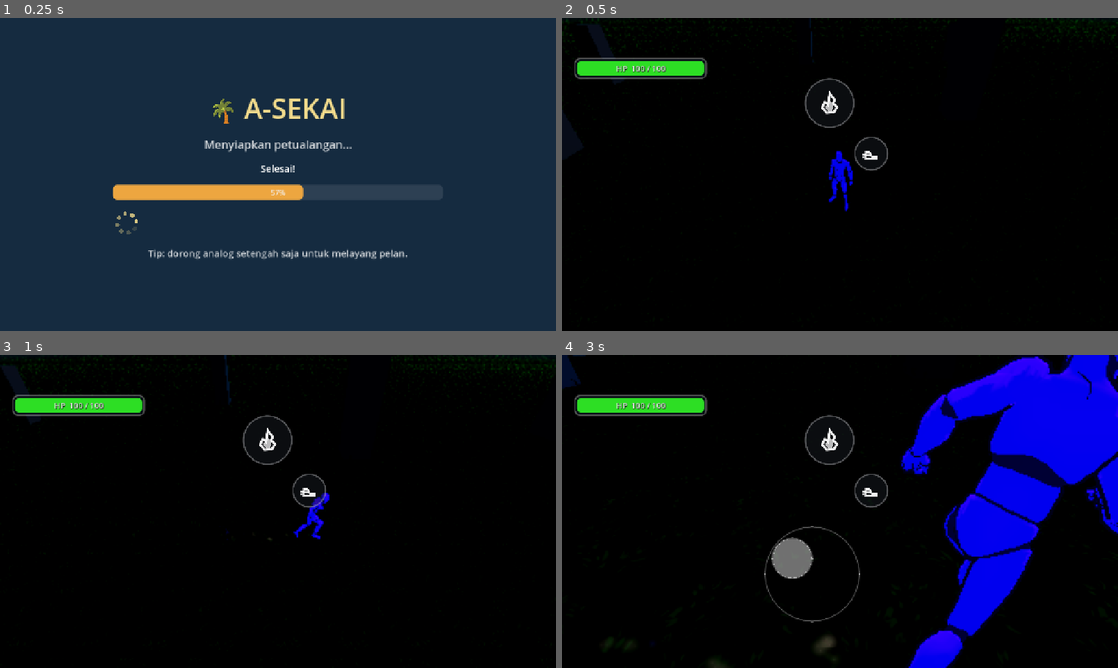
Above: before the commit, frames 1-4 (two rows, left to right).
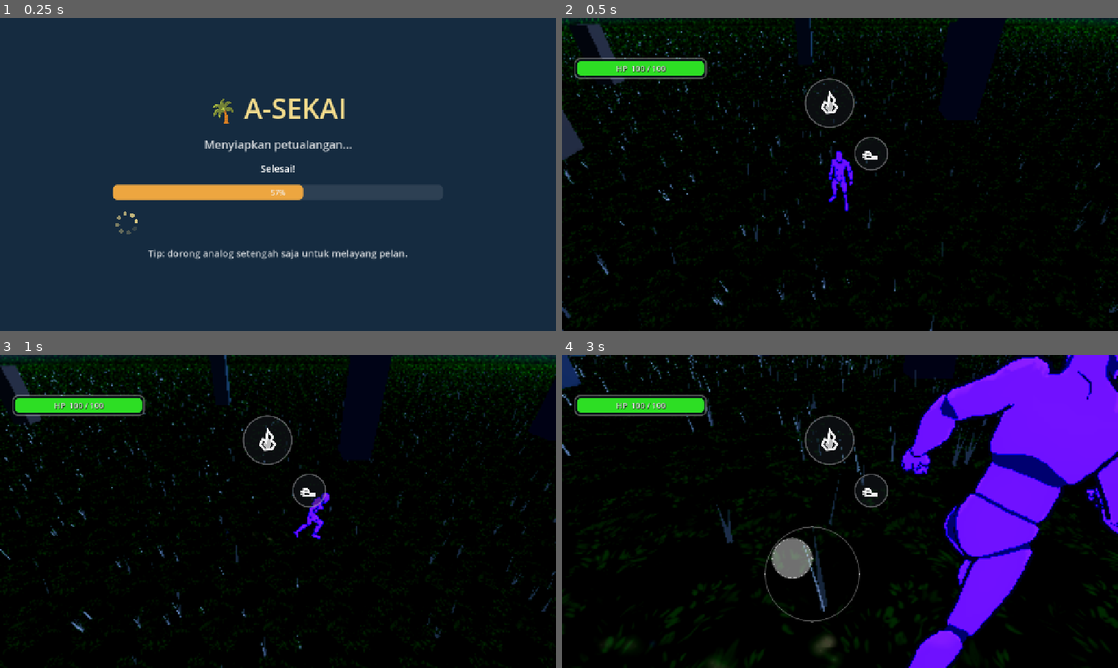
Above: after the commit, the same moments.

Repository: KyokoApp/Unity
Game: Godot game, scene res://packs/core_scripts/game_root.tscn
The game is run twice, just before and just after one commit, with the same random seed, the same clock (stepped at 60 frames per second) and the same inputs. This scene is started directly instead of the project's main scene. Sound files missing from this copy of the repository are replaced by a short silence.
Inputs (mouse positions are in pixels of both pictures, inside the frame that each line leads up to):
- Up to frame 1 (0.25 s): no input
- Up to frame 2 (0.5 s): no input
- Up to frame 3 (1 s): move the mouse to (400, 495) at 0.52 s; hold Right (ui_right) from 0.53 s (still down); click (400, 495) at 0.67 s
- Up to frame 4 (3 s): release Right (ui_right) at 1.25 s; drag from (728, 527) to (812, 574) at 1.27 s; move the mouse to (895, 442) at 2.02 s; hold Right (ui_right) 2.03-2.75 s; drag from (812, 574) to (673, 464) at 2.77 s

Frame 1 is identical in both runs. In frame 2, 4.1% of the frame differs, in the area x 0-100%, y 0-100%; in frame 3, 4.0%; in frame 4, 20%.

Commit message:
Ronde-46 (bag. C) perbaikan feedback: rumput tak lagi 'ikut jalan', bintang tak berkelip+sedikit, malam lebih terang
- Rumput 3D: penyebab 'rumputnya ikut karakter jalan aneh' adalah node
  MultiMesh yg posisinya di-snap persis ke pemain tiap frame (spt _ground),
  bikin seluruh petak rumput menyeret bareng pemain kayak aura, bukan
  terpaku di tanah. Fix: node rumput sekarang DIAM PERMANEN, dan
  grass_blade.gdshader sendiri yg membungkus (wrap, lewat override
  MODEL_MATRIX di vertex()) posisi tiap helai ke petak GRASS_RADIUS*2 di
  sekitar wrap_center (posisi pemain, diperbarui tiap frame) -> rumput
  terlihat terpaku di tanah spt sungguhan, cuma helai di tepi terjauh yg
  'lompat' pas dibungkus (disamarkan kabut jauh). Domain sebar rumput
  diganti dari cakram ke kotak supaya wrap-nya mulus tanpa celah.
- Bintang: dihapus animasi kedip (TIME-based twinkle) sepenuhnya — statis
  spt langit malam sungguhan, dan star_density diperkecil jauh (55->16,
  ambang dinaikkan) supaya jumlahnya sedikit sesuai permintaan, bukan
  taburan padat.
- Pencahayaan malam dinaikkan cukup besar (sun/moon light_energy 0.34->
  0.62, ambient_light_energy 0.62->0.88, ambient & fog_light_color
  diperterang) supaya malam terasa 'menyala lembut' (moonlit) spt yg
  diharapkan user, bukan gelap gulita spt sebelumnya. Elevasi bulan
  diturunkan dikit (30->20 derajat) biar tetap masuk pandangan kamera yg
  selalu agak menunduk.

Co-authored-by: arena-agent <297053741+arena-agent@users.noreply.github.com>

Diff:
--- a/project/packs/shaders_materials/grass_blade.gdshader
+++ b/project/packs/shaders_materials/grass_blade.gdshader
@@ -11,6 +11,15 @@
 uniform vec3 tip_color : source_color = vec3(0.42, 0.62, 0.20);   // dekat ujung
 uniform float shadow_tint : hint_range(0.0, 1.0) = 0.48;
 uniform float mid_tint : hint_range(0.0, 1.0) = 0.85;
+// "Pembungkus" posisi (ronde-46 bag. C perbaikan): world.gd TAK PERNAH
+// menggeser node MultiMesh ini lagi (dulu bikin rumput terlihat ikut
+// menyeret bareng pemain spt aura, laporan user "jalan aneh"). Sebagai
+// gantinya tiap instance dibungkus (wrap) ke petak wrap_size di sekitar
+// wrap_center (posisi pemain, diperbarui tiap frame) -> helai TERLIHAT
+// DIAM terpaku di tanah selagi jalan, cuma yg pas di tepi terjauh yg
+// "lompat" ke sisi berlawanan (disamarkan kabut jauh).
+uniform vec2 wrap_center = vec2(0.0, 0.0);
+uniform float wrap_size = 84.0;
 
 varying float height_w;   // 0=akar, 1=ujung (dibaca dari COLOR.a mesh)
 varying float variant;    // keacakan warna per-instance (INSTANCE_CUSTOM.x)
@@ -18,6 +27,13 @@
 void vertex() {
 	height_w = COLOR.a;
 	variant = INSTANCE_CUSTOM.x;
+	// posisi asli instance (kolom translasi MODEL_MATRIX) dibungkus ke petak
+	// wrap_size terdekat dari pemain, lalu MODEL_MATRIX ditimpa langsung —
+	// rotasi/skala per-helai (kolom lain) tak tersentuh, cuma translasinya.
+	vec2 inst_xz = MODEL_MATRIX[3].xz;
+	vec2 rel = inst_xz - wrap_center;
+	rel = mod(rel + vec2(wrap_size * 0.5), vec2(wrap_size)) - vec2(wrap_size * 0.5);
+	MODEL_MATRIX[3].xz = wrap_center + rel;
 	vec3 world_pos = (MODEL_MATRIX * vec4(VERTEX, 1.0)).xyz;
 	float phase = INSTANCE_CUSTOM.y * TAU;
 	float sway = sin(TIME * wind_speed + world_pos.x * 0.6 + world_pos.z * 0.6 + phase);
@@ -26,6 +42,7 @@
 	// normal "palsu" dicondongkan ke atas biar cahaya tak terlihat pipih-datar
 	NORMAL = normalize(mix(NORMAL, vec3(0.0, 1.0, 0.0), 0.55));
 }
+
 
 void fragment() {
 	vec3 col = mix(base_color, tip_color, height_w);
--- a/project/packs/shaders_materials/sky.gdshader
+++ b/project/packs/shaders_materials/sky.gdshader
@@ -1,8 +1,13 @@
 shader_type sky;
 // Langit kartun: gradasi 3-stop + cakram & halo (matahari siang / bulan malam
 // — mekanisme SAMA, cuma warna/ukuran ditukar oleh world.gd sesuai waktu),
-// ditambah taburan bintang prosedural berkelap-kelip (ronde-46 bag. C: dunia
-// malam permanen). Nilai di-lerp oleh world.gd (_apply_daylight).
+// ditambah taburan bintang prosedural (ronde-46 bag. C: dunia malam permanen).
+// Nilai di-lerp oleh world.gd (_apply_daylight).
+//
+// Perbaikan laporan user: bintang JANGAN berkelap-kelip (dianggap tak
+// realistis) & jumlahnya dikurangi jauh ("sedikit saja") — star_density
+// diperkecil & TIDAK ADA lagi animasi kedip berbasis TIME; tiap bintang
+// murni statis dgn kecerahan tetap (dari hash), spt langit malam sungguhan.
 
 uniform vec3 horizon_color : source_color = vec3(0.62, 0.88, 0.80);
 uniform vec3 zenith_color : source_color = vec3(0.30, 0.74, 0.69);
@@ -12,8 +17,7 @@
 uniform float halo = 0.22;
 // 0 = siang (tak ada bintang), 1 = malam gelap penuh (bintang penuh terlihat)
 uniform float star_visibility : hint_range(0.0, 1.0) = 0.0;
-uniform float star_density = 55.0;      // makin besar = makin banyak bintang kecil
-uniform float star_twinkle_speed = 2.2;
+uniform float star_density = 16.0;   // diperkecil jauh dari versi awal (55) -> jauh lebih jarang/sedikit
 
 float star_hash(vec2 p) {
 	vec3 p3 = fract(vec3(p.xyx) * 0.1031);
@@ -31,15 +35,15 @@
 
 	// Bintang: proyeksi sederhana arah pandang ke petak-petak, hanya di atas
 	// cakrawala & memudar mendekati horizon (bukan hard cutoff yg aneh).
+	// STATIS (tak ada TIME di sini sama sekali) — realistis, tak berkedip.
 	if (star_visibility > 0.003 && y > 0.015) {
 		vec2 cell_uv = EYEDIR.xz / (y + 0.15) * star_density;
 		vec2 cell = floor(cell_uv);
 		float h = star_hash(cell);
-		float on = step(0.984, h);
-		float tw = 0.5 + 0.5 * sin(TIME * (star_twinkle_speed + h * 4.0) + h * 41.0);
+		float on = step(0.992, h);   // ambang lebih tinggi drpd versi awal -> lebih sedikit yg jadi bintang
 		float fade_horizon = smoothstep(0.02, 0.22, y);
-		float brightness = mix(0.55, 1.0, star_hash(cell + 7.0));
-		COLOR += vec3(0.92, 0.95, 1.0) * on * tw * brightness * fade_horizon * star_visibility;
+		float brightness = mix(0.6, 1.0, star_hash(cell + 7.0));
+		COLOR += vec3(0.92, 0.95, 1.0) * on * brightness * fade_horizon * star_visibility;
 	}
 
 	if (LIGHT0_ENABLED) {
--- a/project/packs/world_terrain/world.gd
+++ b/project/packs/world_terrain/world.gd
@@ -43,13 +43,24 @@
 # ---------------- rumput lebat dekat pemain (ronde-46 bag. C) ----------------
 # Rumput 3D penuh sejauh 1600m tak mungkin (hemat mobile) — jadi HANYA area
 # dekat pemain dipenuhi tumpuk rumput (MultiMesh, satu draw call), sisanya
-# memakai tekstur rumput datar di material tanah. Radius sengaja SEDIKIT
-# LEBIH KECIL dari titik mulai kabut (fog_depth_begin) supaya tepi rumput
-# "disamarkan" oleh kabut yang baru mulai muncul, bukan terlihat sbg batas
-# tajam di udara jernih.
+# memakai tekstur rumput datar di material tanah.
+#
+# PERBAIKAN (laporan user: "rumputnya ikut karakter jalan aneh"): versi awal
+# menempelkan posisi NODE MultiMesh persis ke pemain tiap frame (spt _ground)
+# — utk tekstur tanah itu aman (UV dihitung di ruang-dunia di shader), tapi
+# utk instance rumput DISKRIT itu bikin seluruh petak rumput ikut MENYERET
+# bersama pemain (nempel spt aura), bukan diam terpaku di tanah. Sekarang
+# posisi tiap helai DIKUNCI PERMANEN (dibuat sekali, node TAK PERNAH digeser)
+# dan grass_blade.gdshader sendiri yang "membungkus" (wrap) posisi tiap
+# instance ke petak selebar GRASS_RADIUS*2 di sekitar pemain (uniform
+# wrap_center, diperbarui tiap frame lewat _grass_mat). Efeknya: rumput
+# terlihat terpaku di tanah spt sungguhan, cuma helai yg pas di TEPI TERJAUH
+# yg "lompat" ke sisi berlawanan — disamarkan krn radiusnya sengaja SEDIKIT
+# LEBIH KECIL dari titik mulai kabut jauh (fog_depth_begin).
 const GRASS_RADIUS := 42.0
 const GRASS_COUNT := 9000
 var _grass_mmi: MultiMeshInstance3D
+var _grass_mat: ShaderMaterial   # wrap_center-nya diperbarui tiap frame (lihat _process)
 
 func _ready() -> void:
 	name = "World"
@@ -157,8 +168,10 @@
 ## permintaan user: tekstur datar saja terasa rata, tumpuk rumput kecil ini
 ## memberi kedalaman/volume. Setiap instance = tuft 3 helai bersilang (murah,
 ## 9 verts/3 tri) diputar+diskalakan acak, dgn goyangan angin & varian warna
-## per-instance di grass_blade.gdshader. Posisi mengikuti pemain persis
-## seperti _ground (lihat _process) supaya selalu "penuh" di sekitar kaki.
+## per-instance di grass_blade.gdshader. Posisi NODE ini sendiri TAK PERNAH
+## digeser (diam di titik asal) — yang "mengejar" pemain adalah uniform
+## wrap_center di shader (lihat _process), bukan transform node ini, supaya
+## tiap helai tetap terpaku di tanahnya (lihat catatan GRASS_RADIUS di atas).
 func _build_grass() -> void:
 	var mm := MultiMesh.new()
 	mm.transform_format = MultiMesh.TRANSFORM_3D
@@ -167,14 +180,11 @@
 	mm.instance_count = GRASS_COUNT
 	var rng := RandomNumberGenerator.new()
 	rng.seed = 20460301
-	# koordinat polar (bukan tolak-sampel kotak->lingkaran) — satu for loop
-	# sederhana & pasti berhenti tepat GRASS_COUNT kali; sqrt(randf()) dipakai
-	# supaya sebaran radius MERATA di cakram (bukan menumpuk padat di tengah).
+	# Domain KOTAK (bukan cakram) -1..+1 * GRASS_RADIUS: wrap di shader
+	# butuh petak persegi supaya nyambung mulus tanpa celah saat dibungkus.
 	for i in range(GRASS_COUNT):
-		var ang := rng.randf_range(0.0, TAU)
-		var r := sqrt(rng.randf()) * GRASS_RADIUS
-		var x := cos(ang) * r
-		var z := sin(ang) * r
+		var x := rng.randf_range(-GRASS_RADIUS, GRASS_RADIUS)
+		var z := rng.randf_range(-GRASS_RADIUS, GRASS_RADIUS)
 		var s := rng.randf_range(0.75, 1.35)
 		var blade_basis := Basis(Vector3.UP, rng.randf_range(0.0, TAU))
 		blade_basis = blade_basis.scaled(Vector3(s, s * rng.randf_range(0.8, 1.3), s))
@@ -183,11 +193,13 @@
 	var mmi := MultiMeshInstance3D.new()
 	mmi.name = "GrassBlades"
 	mmi.multimesh = mm
-	mmi.material_override = _grass_material()
+	_grass_mat = _grass_material()
+	mmi.material_override = _grass_mat
 	mmi.cast_shadow = GeometryInstance3D.SHADOW_CASTING_SETTING_OFF
 	mmi.extra_cull_margin = GRASS_RADIUS
 	add_child(mmi)
 	_grass_mmi = mmi
+
 
 ## Mesh 1 tuft rumput: 3 helai (segitiga) tersusun bersilang membentuk bintang
 ## dari atas, tiap helai punya sedikit "condong" di ujung biar tak kaku lurus.
@@ -217,6 +229,8 @@
 func _grass_material() -> ShaderMaterial:
 	var mat := ShaderMaterial.new()
 	mat.shader = GRASS_SHADER
+	mat.set_shader_parameter("wrap_size", GRASS_RADIUS * 2.0)
+	mat.set_shader_parameter("wrap_center", Vector2.ZERO)
 	return mat
 
 # ---------------- API kompatibel ----------------
@@ -361,9 +375,10 @@
 	if player and _ground:
 		_ground.position.x = player.global_position.x
 		_ground.position.z = player.global_position.z
-	if player and _grass_mmi:
-		_grass_mmi.position.x = player.global_position.x
-		_grass_mmi.position.z = player.global_position.z
+	# Rumput TAK ikut digeser (lihat catatan _build_grass) — cuma titik
+	# pusat "bungkus" di shader yg diberi tahu posisi pemain tiap frame.
+	if player and _grass_mat:
+		_grass_mat.set_shader_parameter("wrap_center", Vector2(player.global_position.x, player.global_position.z))
 
 func _tick_daynight(_delta: float) -> void:
 	# Ronde-46 bag. C (permintaan pengguna): dunia SELALU malam sekarang —
@@ -381,10 +396,11 @@
 	_dl_last = time_of_day
 	var t := time_of_day
 	var dayf := sin((t - 6.0) / 12.0 * PI)
-	# Lantai elevasi dinaikkan 14->30 (bag. C: dunia SELALU malam sekarang,
-	# jadi lantai ini SELALU yang dipakai) supaya bulan tergantung lebih
-	# tinggi & jelas terlihat, bukan nempel rendah di cakrawala.
-	var elev := maxf(dayf * 62.0, 30.0)
+	# Lantai elevasi 20° (bag. C: dunia SELALU malam sekarang, jadi lantai
+	# ini SELALU yang dipakai) — cukup tinggi drpd nempel horizon, tapi tetap
+	# masuk area pandang kamera (kamera selalu agak menunduk, lihat
+	# player.gd PITCH_MAX) supaya cakram bulan+halo-nya kelihatan jelas.
+	var elev := maxf(dayf * 62.0, 20.0)
 	var azim := (t - 12.0) / 12.0 * 140.0
 	sun.rotation_degrees = Vector3(-elev, azim - 90.0, 0)
 	var env := world_env.environment
@@ -423,24 +439,29 @@
 		# MALAM (bag. C: satu-satunya cabang yg dipakai sekarang krn dunia
 		# dikunci malam permanen) — DirectionalLight jadi "cahaya bulan" pucat
 		# biru, cakram sky yg sama dipakai sbg BULAN (dibesarkan+dihalo lebih
-		# lembut drpd matahari), langit gelap dgn bintang bertaburan & berkelap.
-		sun.light_color = Color(0.55, 0.65, 0.90)
-		sun.light_energy = 0.34
-		env.ambient_light_color = Color(0.30, 0.38, 0.46)
-		env.ambient_light_energy = 0.62
-		env.fog_light_color = Color(0.14, 0.19, 0.26)
-		sky_mat.set_shader_parameter("zenith_color", Color(0.05, 0.09, 0.16))
-		sky_mat.set_shader_parameter("horizon_color", Color(0.10, 0.15, 0.22))
-		sky_mat.set_shader_parameter("ground_color", Color(0.07, 0.11, 0.16))
-		sky_mat.set_shader_parameter("sun_color", Color(0.85, 0.88, 0.95))
+		# lembut drpd matahari), langit gelap dgn bintang bertaburan.
+		#
+		# PERBAIKAN (laporan user: "gelap banget gk ada pencahayaan malam
+		# kayak sebelum nya"): nilai awal terlalu redup — dinaikkan cukup
+		# besar di sini supaya malam terasa "menyala lembut" (moonlit),
+		# bukan gelap gulita, sambil tetap bernuansa biru dingin ala malam.
+		sun.light_color = Color(0.62, 0.72, 0.95)
+		sun.light_energy = 0.62
+		env.ambient_light_color = Color(0.36, 0.44, 0.58)
+		env.ambient_light_energy = 0.88
+		env.fog_light_color = Color(0.24, 0.30, 0.42)
+		sky_mat.set_shader_parameter("zenith_color", Color(0.08, 0.15, 0.25))
+		sky_mat.set_shader_parameter("horizon_color", Color(0.17, 0.23, 0.33))
+		sky_mat.set_shader_parameter("ground_color", Color(0.10, 0.15, 0.20))
+		sky_mat.set_shader_parameter("sun_color", Color(0.96, 0.97, 1.0))
 		sky_mat.set_shader_parameter("star_visibility", 1.0)
-		sky_mat.set_shader_parameter("sun_size", 0.07)
-		sky_mat.set_shader_parameter("halo", 0.30)
+		sky_mat.set_shader_parameter("sun_size", 0.06)
+		sky_mat.set_shader_parameter("halo", 0.32)
 	# Di FOG_MODE_DEPTH, fog_density BUKAN lagi koefisien eksponensial —
 	# artinya opasitas MAKSIMUM kabut tepat di fog_depth_end (0=tak
 	# kelihatan, 1=menutup total). _lo.fog/_q_fog tetap dipakai sbg pengali
 	# spt sebelumnya (slider debug & preset kualitas).
-	env.fog_density = clampf(0.92 * float(_lo.fog) * _q_fog, 0.0, 1.0)
+	env.fog_density = clampf(0.85 * float(_lo.fog) * _q_fog, 0.0, 1.0)
 	# jarak kabut menyusut sedikit di preset kualitas Rendah (_q_fog>1) —
 	# selain hemat gambar jauh, juga menyamarkan pop-in objek.
 	env.fog_depth_end = 160.0 / maxf(_q_fog, 0.4)
